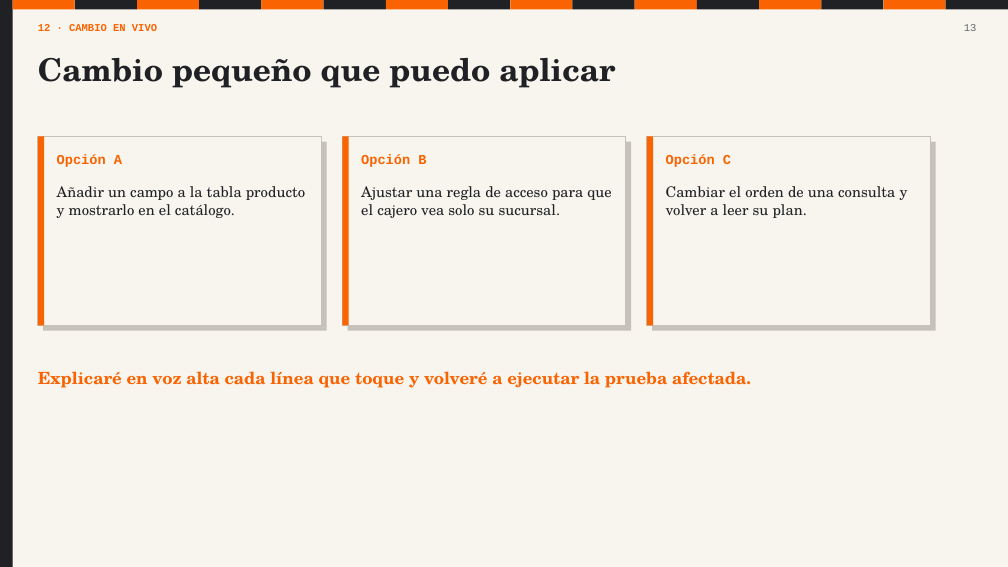
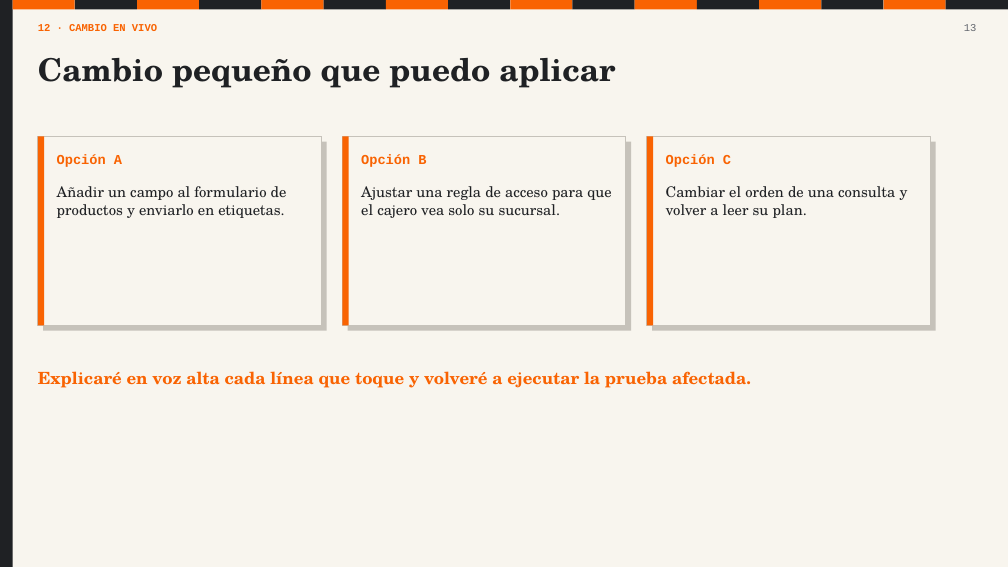
Before and after one commit to angelgael10/ferreteria-pos, a slide deck: slide 13 of docs/presentacion/Defensa_ferreteria_POS.pptx. Drawn at 1008x567 pixels with LibreOffice and Linux fonts; fonts in the diff are those of the drawing. Boxes give left, top, right and bottom in pixels: in the first picture for what was removed or moved away, otherwise in the second. Text is boxed around its words. In the diff, an @@ line names an element or a change of style, - is before the commit and + after.

```diff
--- a/docs/presentacion/Defensa_ferreteria_POS.pptx
+++ b/docs/presentacion/Defensa_ferreteria_POS.pptx
@@ text at [57,186,287,218]: text changed @@
-Añadir un campo a la tabla producto y mostrarlo en el catálogo.
+Añadir un campo al formulario de productos y enviarlo en etiquetas.
```
Also in this commit, not shown: 1 other slide changed, 2 other files.
